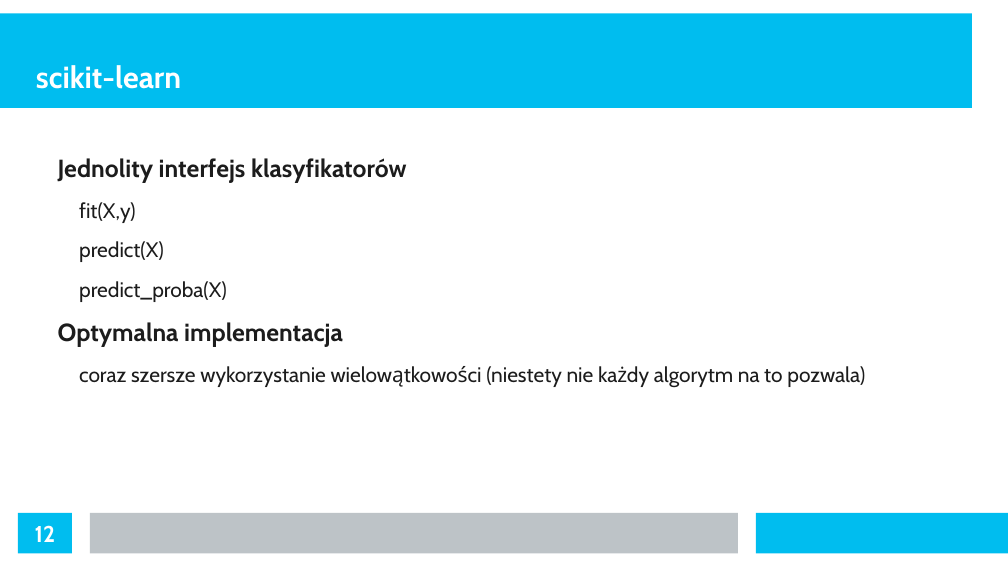
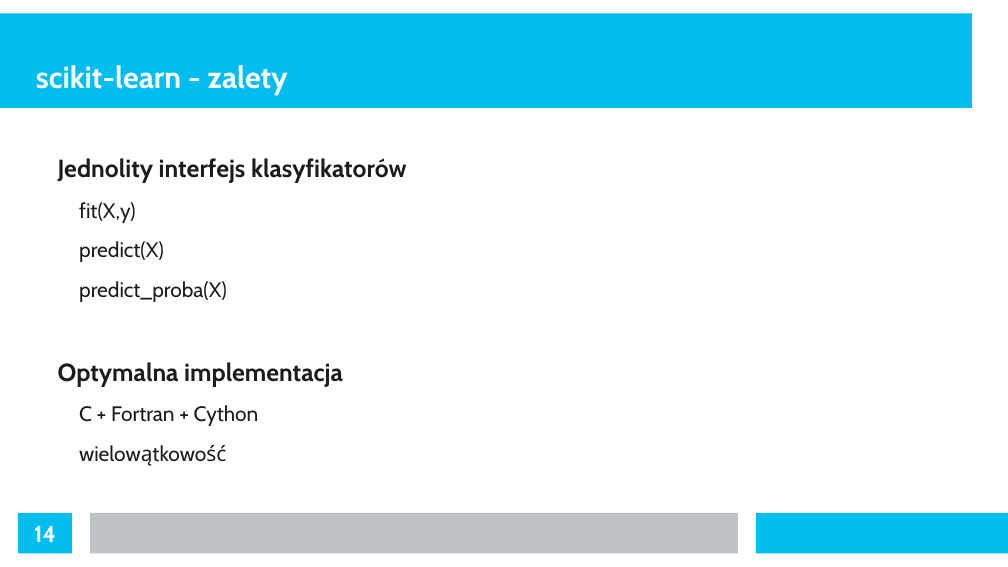
Before and after one commit to Ritsuki/PyWaw_01_2017, a slide deck: slide 14 of praktyczny_wstep_do_ML.odp (slide 12 before the commit). Drawn at 1008x567 pixels with LibreOffice and Linux fonts; fonts in the diff are those of the drawing. Boxes give left, top, right and bottom in pixels: in the first picture for what was removed or moved away, otherwise in the second. Text is boxed around its words. In the diff, an @@ line names an element or a change of style, - is before the commit and + after.

```diff
--- a/praktyczny_wstep_do_ML.odp
+++ b/praktyczny_wstep_do_ML.odp
@@ title at bbox=[36, 65, 288, 95]: text changed @@
-scikit-learn
+scikit-learn - zalety
@@ text at bbox=[79, 405, 259, 426]: text changed @@
-  coraz szersze wykorzystanie wielowątkowości (niestety nie każdy algorytm na to pozwala)
+  C + Fortran + Cython
+  wielowątkowość
@@ page number at bbox=[34, 526, 56, 542]: text changed @@
-12
+14
```
Also in this commit, not shown: 4 other slides changed, 2 slides added, 2 other files.
